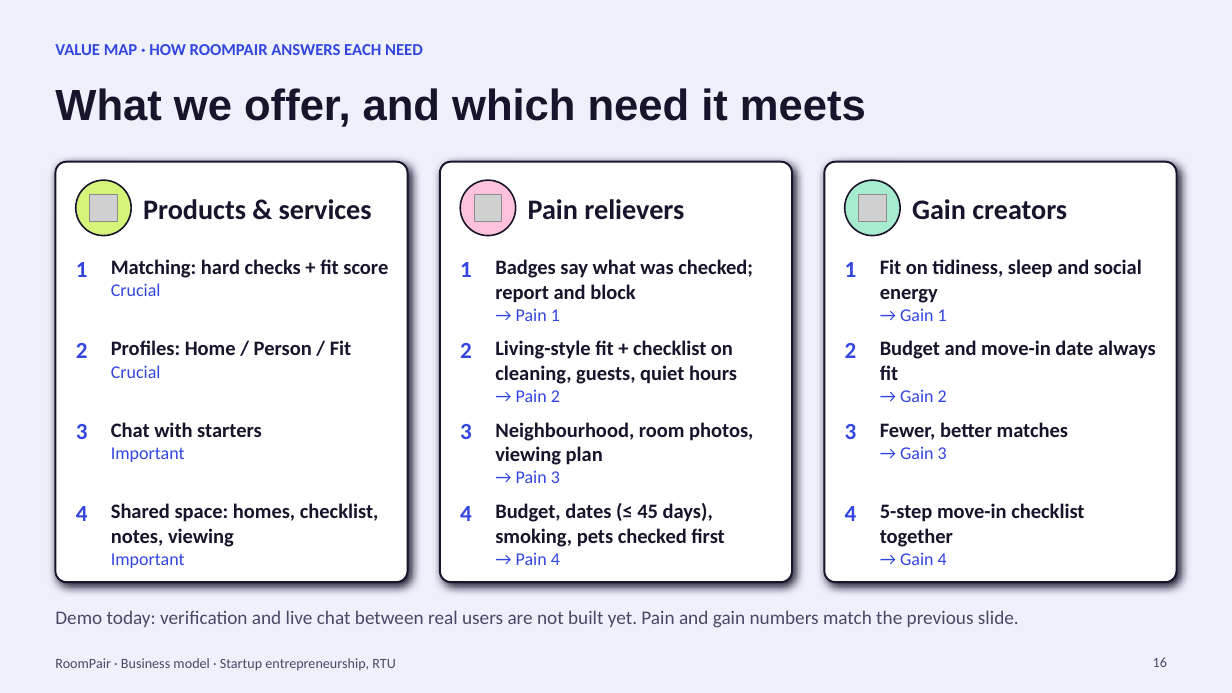
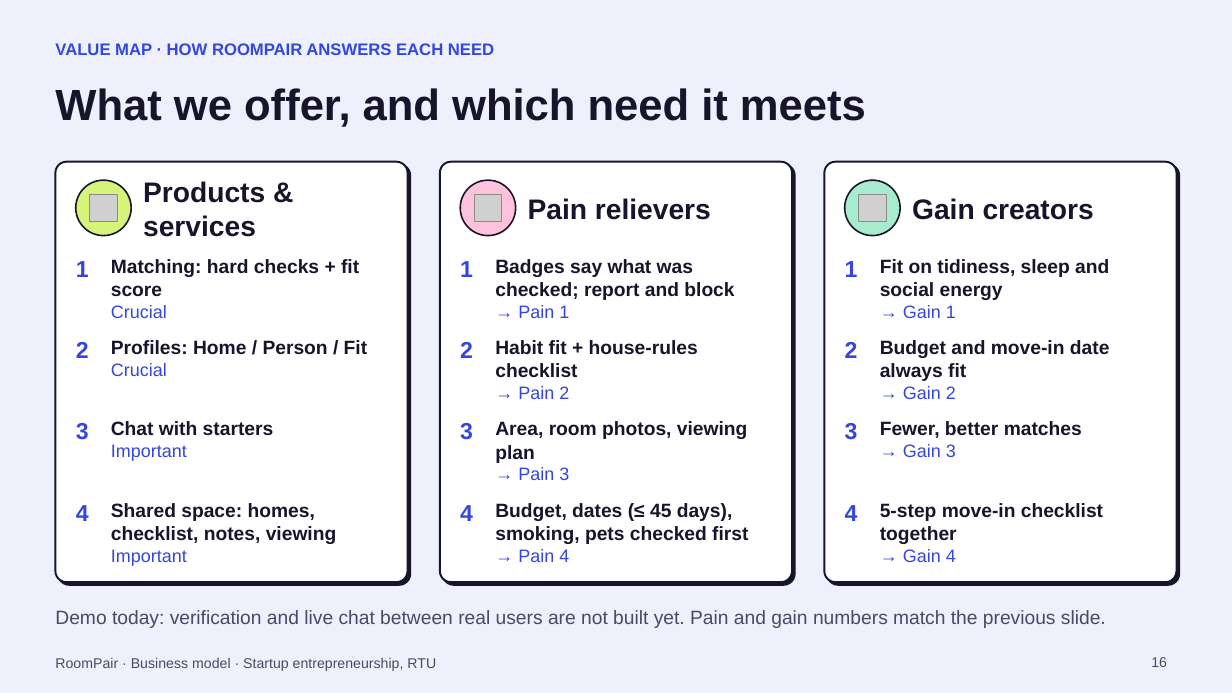
Before and after one commit to keremadl/RoomPair, a slide deck: slide 16 of docs/business-model/RoomPair-Business-Model.pptx. Drawn at 1232x693 pixels with LibreOffice and Linux fonts; fonts in the diff are those of the drawing; grey boxes stand for pictures. Boxes give left, top, right and bottom in pixels: in the first picture for what was removed or moved away, otherwise in the second. Text is boxed around its words. In the diff, an @@ line names an element or a change of style, - is before the commit and + after.

```diff
--- a/docs/business-model/RoomPair-Business-Model.pptx
+++ b/docs/business-model/RoomPair-Business-Model.pptx
@@ shadow changed in 3 elements at (55,162,408,582), (440,162,792,582), (824,162,1177,582) @@
@@ text "Matching: hard checks + fit ..." at (111,259,359,318): size 16 to 15 pt in "Matching: hard checks + fit score"; font Calibri to Arial @@
@@ text "Badges say what was checked; ..." at (495,259,734,318): size 16 to 15 pt in "Badges say what was checked; report and ..."; font Calibri to Arial @@
@@ text "Fit on tidiness, sleep and ..." at (880,259,1109,318): size 16 to 15 pt in "Fit on tidiness, sleep and social energy"; font Calibri to Arial @@
@@ text "Profiles: Home / Person / ..." at (111,340,367,376): size 16 to 15 pt in "Profiles: Home / Person / Fit"; font Calibri to Arial @@
@@ text at (495,340,698,377): text changed; size 16 to 15 pt; font Calibri to Arial @@
-Living-style fit + checklist on cleaning, guests, quiet hours
+Habit fit + house-rules checklist
@@ text "Budget and move-in date always ..." at (880,340,1110,399): size 16 to 15 pt in "Budget and move-in date always fit"; font Calibri to Arial @@
@@ text at (518,386,569,399): font Calibri to Arial in "→ Pain 2" @@
@@ text "Chat with starters" at (111,421,274,461): size 16 to 15 pt in "Chat with starters"; font Calibri to Arial @@
@@ text "Fewer, better matches" at (880,421,1082,457): size 16 to 15 pt in "Fewer, better matches"; font Calibri to Arial @@
@@ text at (495,421,748,463): text changed; size 16 to 15 pt; font Calibri to Arial @@
-Neighbourhood, room photos, viewing plan
+Area, room photos, viewing plan
@@ text at (518,467,569,480): font Calibri to Arial in "→ Pain 3" @@
@@ text "Shared space: homes, checklist, notes, ..." at (111,503,337,566): size 16 to 15 pt in "Shared space: homes, checklist, notes, viewing"; font Calibri to Arial @@
@@ text "Budget, dates (≤ 45 days), ..." at (495,503,748,562): size 16 to 15 pt in "Budget, dates (≤ 45 days), smoking, pets ..."; font Calibri to Arial @@
@@ text "5-step move-in checklist together" at (880,503,1103,562): size 16 to 15 pt in "5-step move-in checklist together"; font Calibri to Arial @@
@@ font Calibri to Arial in 13 elements at (55,658,436,671), (55,43,494,55), (143,181,265,237), (76,261,89,277), (76,505,89,521), (528,198,711,220), (460,261,473,277), (460,505,473,521), (912,198,1094,220), (845,261,858,277), (845,505,858,521), (55,610,1106,628), (1151,657,1167,667) @@
```
Also in this commit, not shown: 17 other slides changed.
